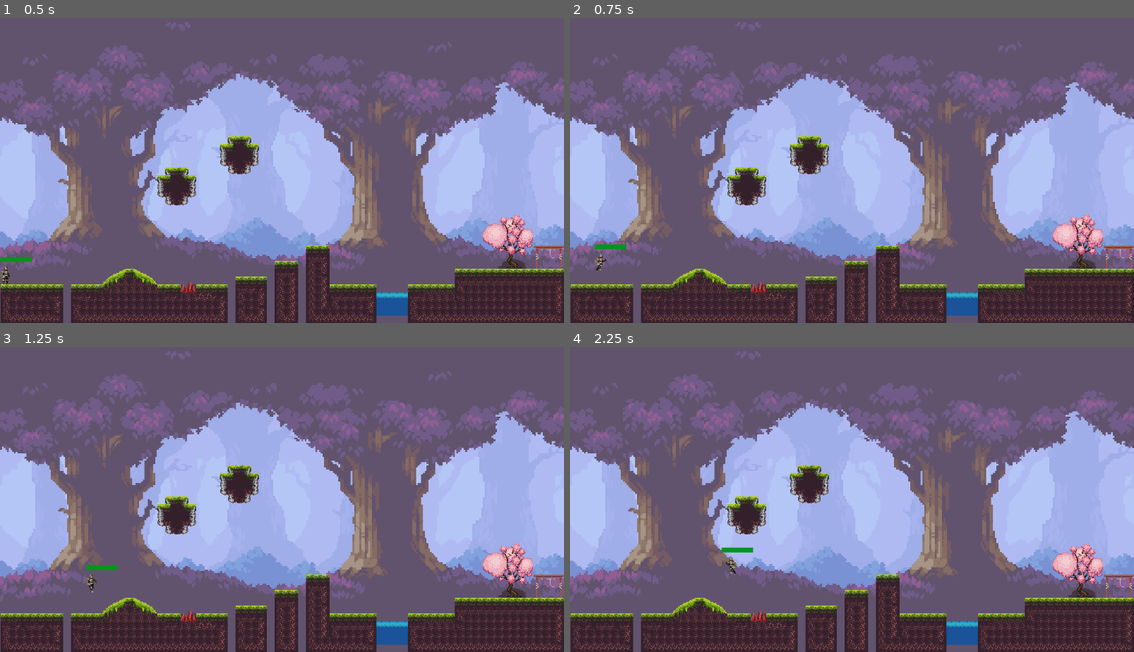
Above: before the commit, frames 1-4 (two rows, left to right).
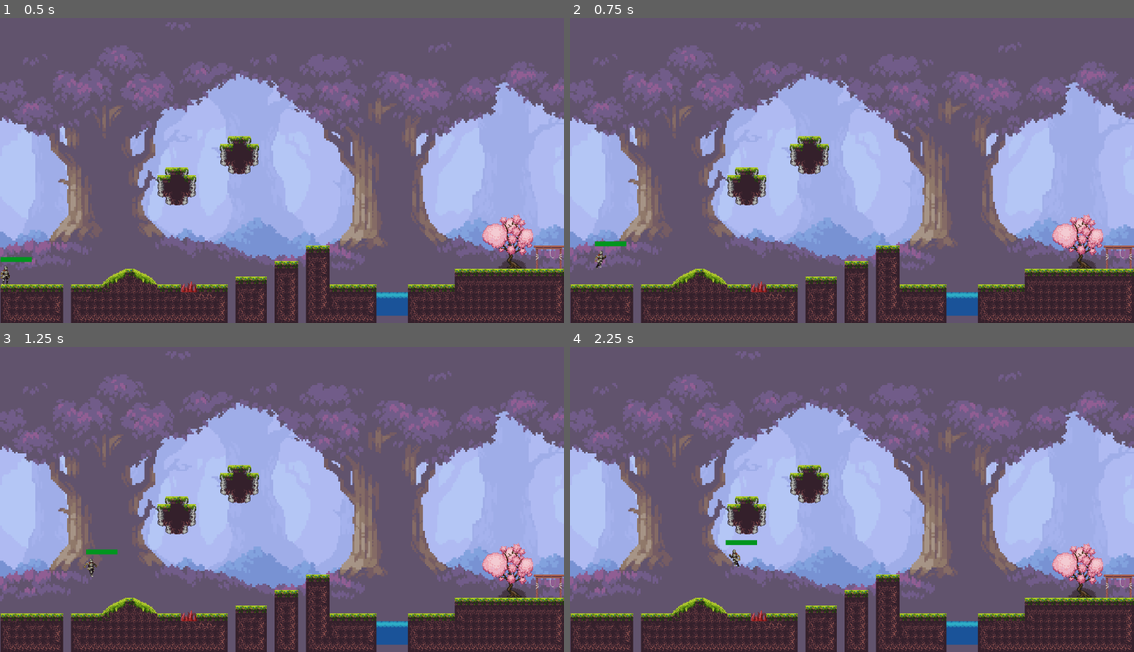
Above: after the commit, the same moments.

Repository: HamzaPecenek/Bone_Knight_V2
Game: Godot game, scene res://Assets/Scenes/Level1.tscn
Same seed, same stepped clock (60 frames per second), same inputs: the game is played once before the commit and once after it.
Inputs (mouse positions are in pixels of both pictures, inside the frame that each line leads up to):
- Up to frame 1 (0.5 s): no input
- Up to frame 2 (0.75 s): tap Enter at 0.5 s; move the mouse to (823, 228) at 0.52 s; hold D (walk_right) from 0.53 s (still down); tap Space (jump) at 0.6 s
- Up to frame 3 (1.25 s): keep holding D (walk_right); tap Space (jump) at 0.77, 1.07 s
- Up to frame 4 (2.25 s): move the mouse to (1021, 542) at 1.27 s; click (1021, 542) at 1.35 s; tap Space (jump) at 1.52, 1.55, 1.82, 2.1 s; move the mouse to (682, 447) at 2.02 s; release D (walk_right) at 2.03 s; hold A (walk_left) from 2.03 s (still down)

Frame 1 is identical in both runs. In frame 2, 0.2% of the frame differs, in the area x 4-11%, y 73-84%; in frame 3, 0.3%; in frame 4, 0.3%, in the area x 26-34%, y 63-75%.

Commit message:
changed some damage issues

Diff:
--- a/Assets/Scripts/player.gd
+++ b/Assets/Scripts/player.gd
@@ -3,7 +3,7 @@
 
 # --- MOVEMENT SETTINGS ---
 @export var move_speed: float = 250.0
-@export var jump_force: float = -250.0
+@export var jump_force: float = -300.0
 var gravity: float = ProjectSettings.get_setting("physics/2d/default_gravity")
 @export var max_jumps: int = 2
 var jumps_left: int = 0
--- a/Assets/Scripts/trap.gd
+++ b/Assets/Scripts/trap.gd
@@ -1,7 +1,7 @@
 extends Area2D
 class_name Trap
 
-@export var damage: int = 15
+@export var damage: int = 50
 
 func _ready() -> void:
 	# İstersen buradan Layer/Mask veya başka ayarlar da yapabilirsin
